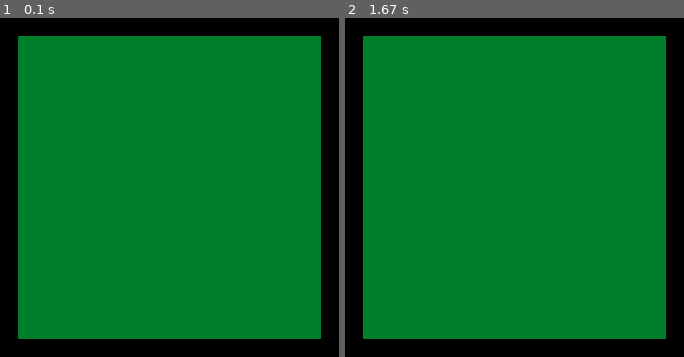
Above: before the commit, frames 1-2 (left to right).
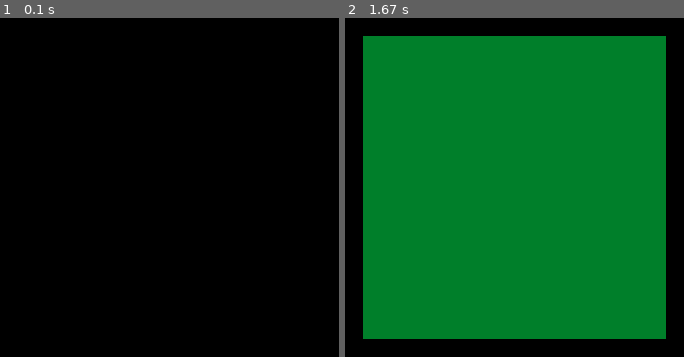
Above: after the commit, the same moments.

Repository: zodiakraft/HOP_and_AHP
Game: pygame game, started from neon/view.py
Two runs of this game, one before a commit and one after it. Both use one fixed random seed, a clock stepped at 60 frames per second and the inputs below.
Inputs:
- Up to frame 1 (0.1 s): no input
- Up to frame 2 (1.67 s): hold Right 0.33-0.8 s; hold Left from 1.33 s (still down)

The runs differ from the first frame. In frame 1, 80% of the frame differs, in the area x 5-95%, y 5-95%; in frame 2, nothing differs.

Commit message:
v.1.0.5
Added facets, segments and coordinates system

Diff:
--- a/neon/view.py
+++ b/neon/view.py
@@ -21,12 +21,20 @@
 
 # cube - 100
 # x y z - пока x и z [0, 2]
-coordinates = [[0, -50, 50, 50, 1, 3, 4], [1, 50, 50, 50, 0, 2, 5], [2, 50, -50, 50, 1, 3, 6], [3, -50, -50, 50, 0, 2, 7],
-               [4, -50, 50, -50, 0, 5, 7], [5, 50, 50, -50, 1, 4, 6], [6, 50, -50, -50, 2, 5, 7], [7, -50, -50, -50, 3, 4, 6]]
+coordinates = [[0, -50, 50, 50], [1, 50, 50, 50], [2, 50, -50, 50], [3, -50, -50, 50],
+               [4, -50, 50, -50], [5, 50, 50, -50], [6, 50, -50, -50], [7, -50, -50, -50]]
 
-def draw_cube(local_angle, local_coordinates):
+segments = [[0, 0, 1], [1, 0, 3], [2, 0, 4], [3, 1, 2],
+            [4, 1, 5], [5, 2, 3], [6, 2, 6], [7, 3, 7],
+            [8, 4, 5], [9, 4, 7], [10, 5, 6], [11, 6, 7]]
 
-    polygon_coordinates = sorted(local_coordinates, key=itemgetter(3))
+facets = [[0, 0, 3, 5, 1], [1, 3, 4, 6, 10], [2, 8, 9, 10, 11], [3, 1, 2, 7, 9], [4, 0, 2, 4, 8], [5, 5, 6, 7, 11]]
+
+def draw_cube(local_angle, local_coordinates, local_segments, local_facets):
+
+    index_polygon = lambda lambda_angle: 3 if ((lambda_angle >= 0 and lambda_angle < 45) or (lambda_angle >= 135 and lambda_angle < 225) or (lambda_angle >= 315 and lambda_angle <= 359)) else 1
+    print(index_polygon(local_angle))
+    polygon_coordinates = sorted(local_coordinates, key=itemgetter(index_polygon(local_angle)))
     view_coordinates = [sorted(local_coordinates, key=itemgetter(1))[0][1], sorted(local_coordinates, key=itemgetter(1))[-1][1]]
     print(view_coordinates)
 
@@ -50,19 +58,24 @@
     pygame.draw.polygon(screen, color3, ((NX, NY), (NX + K, NY),
                                         (NX + K, NY + K), (NX, NY + K)))
 
-draw_cube(angle, coordinates)
+# draw_cube(angle, coordinates, segments, facets)
 
 while True:
+
+    keys = pygame.key.get_pressed()
+
     for i in pygame.event.get():
         if i.type == pygame.QUIT:
-            sys.exit()
-        elif i.type == pygame.KEYDOWN:
-            if i.key == pygame.K_LEFT:
-                angle -= 1
-                draw_cube(angle, coordinates)
-            elif i.key == pygame.K_RIGHT:
-                angle += 1
-                draw_cube(angle, coordinates)
+            pygame.quit()
+
+    if keys[pygame.K_LEFT]:
+        angle -= 1
+        draw_cube(angle, coordinates, segments, facets)
+        print(angle)
+    elif keys[pygame.K_RIGHT]:
+        angle += 1
+        draw_cube(angle, coordinates, segments, facets)
+        print(angle)
 
     pygame.display.update()
     clock.tick(FPS)
